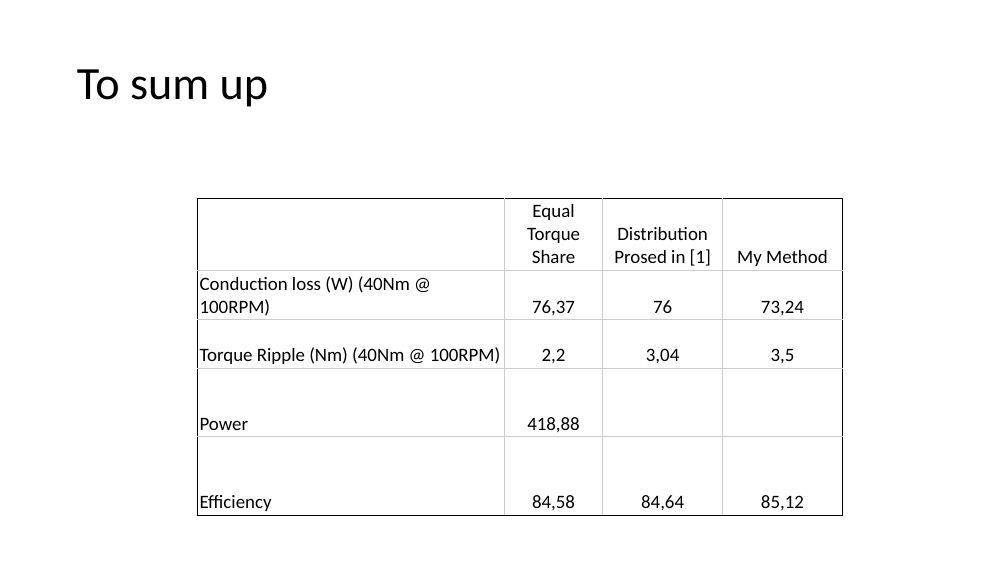
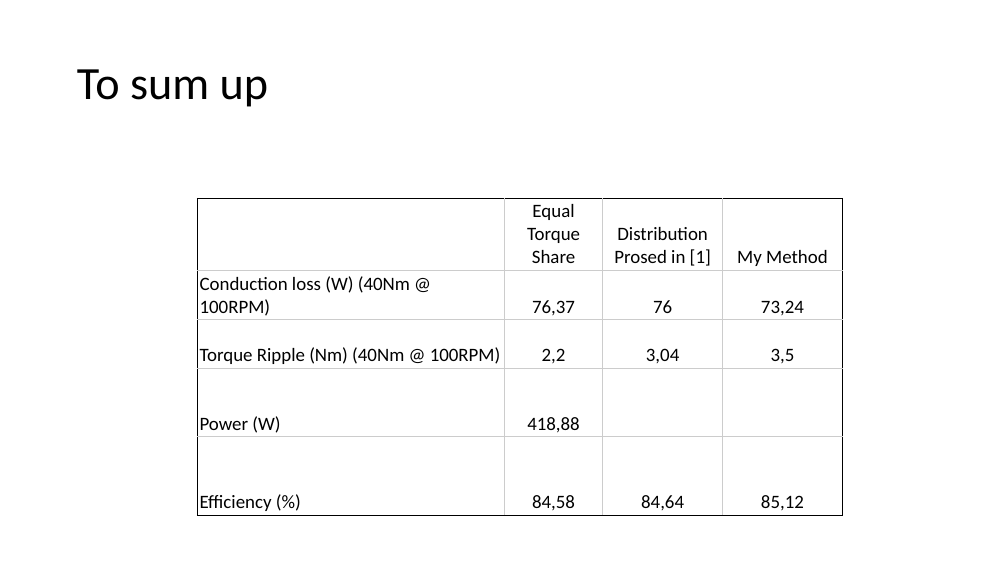
Before and after one commit to hakansrc/fault_tolerant_drives, a slide deck: slide 10 of Simulation/MPC/Sunumlar/MPC_sunum_week44.pptx. Drawn at 1008x567 pixels with LibreOffice and Linux fonts; fonts in the diff are those of the drawing. Boxes give left, top, right and bottom in pixels: in the first picture for what was removed or moved away, otherwise in the second. Text is boxed around its words. In the diff, an @@ line names an element or a change of style, - is before the commit and + after.

```diff
--- a/Simulation/MPC/Sunumlar/MPC_sunum_week44.pptx
+++ b/Simulation/MPC/Sunumlar/MPC_sunum_week44.pptx
@@ table at (197, 198, 842, 515) @@
-row 4, column 1: Power
+row 4, column 1: Power (W)
-row 5, column 1: Efficiency
+row 5, column 1: Efficiency (%)
```
Also in this commit, not shown: 4 other files.
